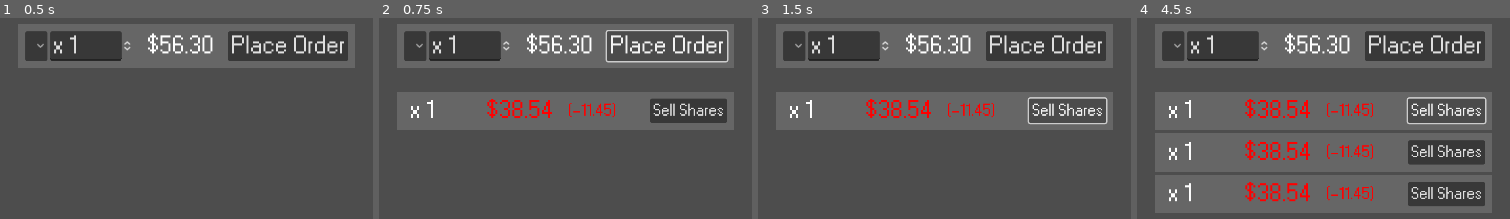
Above: before the commit, frames 1-4 (left to right).
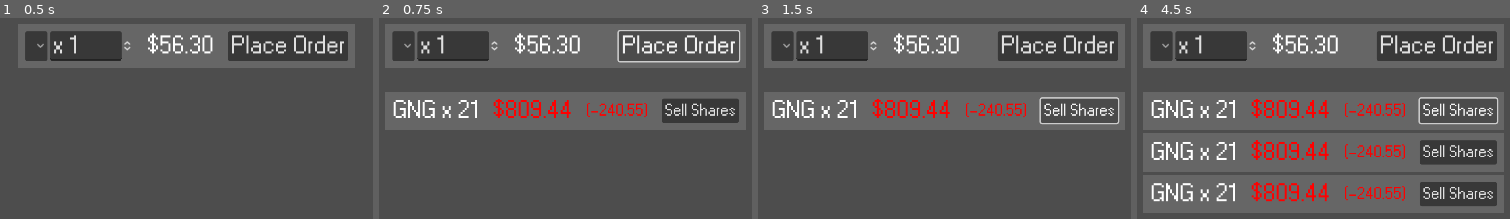
Above: after the commit, the same moments.

Repository: Shuflduf/Stock-Trading-Game
Game: Godot game, scene res://Scenes/Menus/shop.tscn
The game is run twice, just before and just after one commit, with the same random seed, the same clock (stepped at 60 frames per second) and the same inputs. This scene is started directly instead of the project's main scene.
Inputs:
- Up to frame 1 (0.5 s): no input
- Up to frame 2 (0.75 s): click "Place Order" at 0.5 s
- Up to frame 3 (1.5 s): click "Sell Shares" at 1.25 s
- Up to frame 4 (4.5 s): click "Place Order" at 2 s; click "Sell Shares" at 2.75 s; click "Place Order" at 3.5 s; click "Sell Shares" at 4.25 s

Frame 1 is identical in both runs. In frame 2, 9.9% of the frame differs, in the area x 1-99%, y 2-56%; in frame 3, 10%; in frame 4, 19%, in the area x 1-99%, y 2-98%.
Error in both runs: Invalid access to property or key 'stocks_list' on a base object of type 'Nil'. (res://Scripts/Menus/shop.gd:6)

Commit message:
more progress towards working orders

Diff:
--- a/Scenes/trade_listing.tscn
+++ b/Scenes/trade_listing.tscn
@@ -15,6 +15,8 @@
 font_size = 36
 
 [node name="TradeListing" type="PanelContainer"]
+offset_right = 499.0
+offset_bottom = 35.0
 theme_override_styles/panel = SubResource("StyleBoxFlat_4eyup")
 script = ExtResource("1_wgupo")
 stock_name = "GNG"
@@ -29,7 +31,7 @@
 [node name="Content" type="Label" parent="HBoxContainer"]
 unique_name_in_owner = true
 layout_mode = 2
-size_flags_horizontal = 3
+size_flags_horizontal = 2
 text = "GNG x 21"
 label_settings = SubResource("LabelSettings_8y0ja")
 vertical_alignment = 1
@@ -37,7 +39,7 @@
 [node name="SellPrice" type="RichTextLabel" parent="HBoxContainer"]
 unique_name_in_owner = true
 layout_mode = 2
-size_flags_horizontal = 3
+size_flags_horizontal = 6
 size_flags_vertical = 4
 tooltip_text = "Sell Price
 "
@@ -51,7 +53,7 @@
 [node name="Profit" type="RichTextLabel" parent="HBoxContainer"]
 unique_name_in_owner = true
 layout_mode = 2
-size_flags_horizontal = 3
+size_flags_horizontal = 6
 size_flags_vertical = 4
 tooltip_text = "Profit"
 theme_override_fonts/normal_font = ExtResource("1_e0qa7")
@@ -63,7 +65,7 @@
 
 [node name="Button" type="Button" parent="HBoxContainer"]
 layout_mode = 2
-size_flags_horizontal = 3
+size_flags_horizontal = 10
 theme_override_fonts/font = ExtResource("1_e0qa7")
 theme_override_font_sizes/font_size = 24
 text = "Sell Shares"
--- a/Scripts/Menus/shop.gd
+++ b/Scripts/Menus/shop.gd
@@ -4,7 +4,7 @@
 
 func _ready() -> void:
 	for i in main_game.stocks_list.stocks:
-		%StockOptions.add_item(i.name)
+		%StockOptions.add_item(i.abbreviation)
 
 
 func _on_place_order_pressed() -> void:
@@ -12,4 +12,6 @@
 	%VBoxContainer.add_child(new_trade)
 	new_trade.stock_name = %StockOptions.get_item_text(%StockOptions.get_selected_id())
 	new_trade.shares_amount = int(%SharesAmount.value)
+	new_trade.original_price = main_game.stocks_list.stocks.filter(func(stock): return new_trade.stock_name == stock.abbreviation)[0].price
+	new_trade.current_price = new_trade.original_price
 	new_trade.call_deferred(&"_update_label")
--- a/Scripts/stock.gd
+++ b/Scripts/stock.gd
@@ -14,14 +14,14 @@
 var _set_price = false
 ## Starting price of one share. This value will change, and is only set here as a starting point.
 @export var price: float:
-    set(value):
-        price = value
-        if !_set_price:
-            initial_price = value
-            history[0] = value
-            _set_price = true
-        else:
-            history.append(value)
+	set(value):
+		price = value
+		if !_set_price:
+			initial_price = value
+			history[0] = value
+			_set_price = true
+		else:
+			history.append(value)
 
 # Used to make graphs and stuff, each element is 20s apart
 var history: Array[float] = [0.0]
